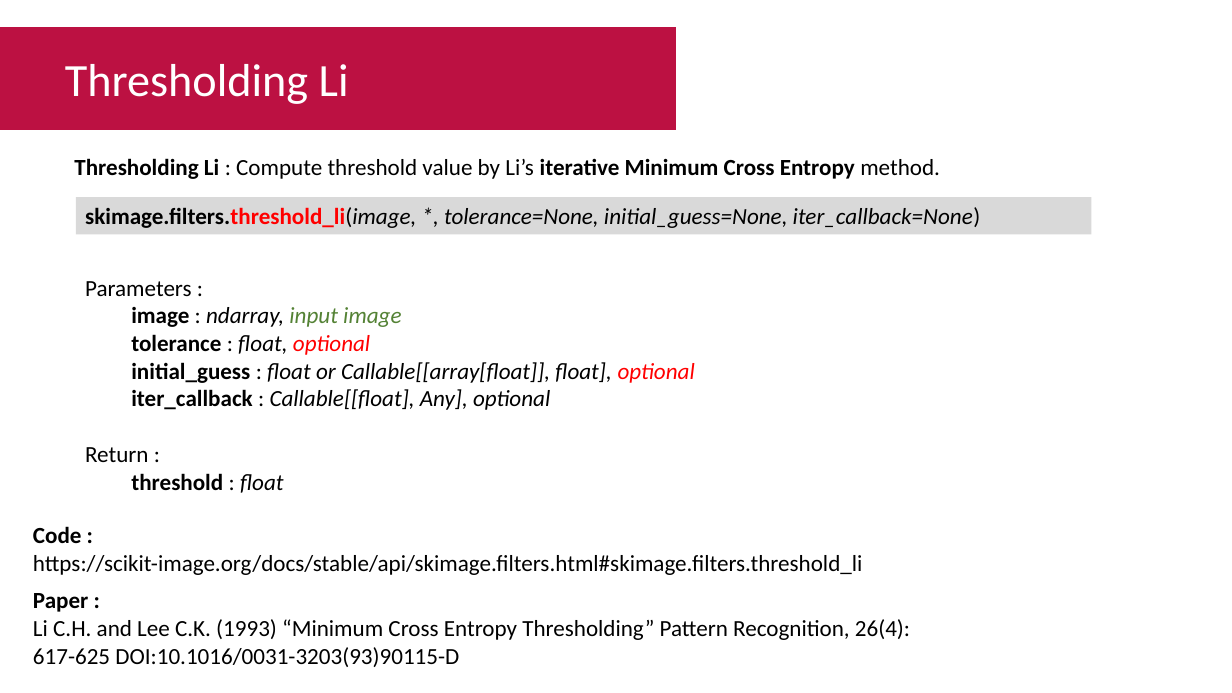
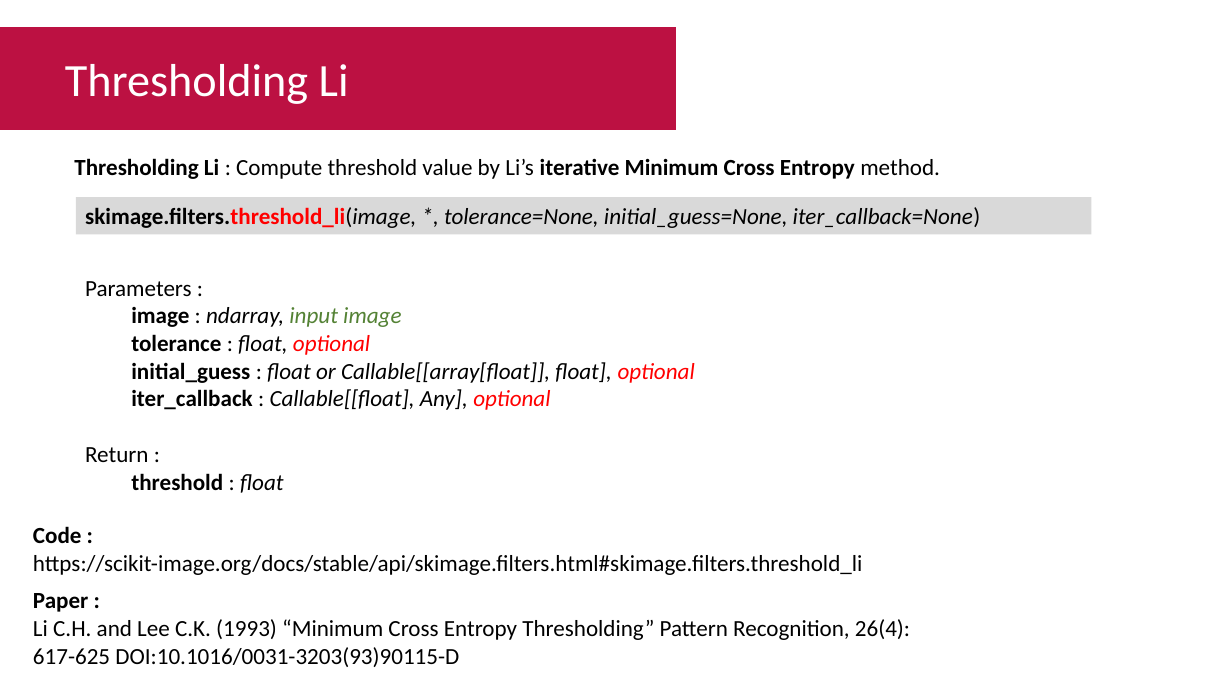
Before and after one commit to Muhammad-Yunus/Materi-Training, a slide deck: slide 5 of A. Raspberry Pi - Image Processing/#8 - Computer Vision Part 4 Thresholding (skimage)/P8 - Computer Vision Part 4 Thresholding (skimage).pptx. Drawn at 1232x693 pixels with LibreOffice and Linux fonts; fonts in the diff are those of the drawing. Boxes give left, top, right and bottom in pixels: in the first picture for what was removed or moved away, otherwise in the second. Text is boxed around its words. In the diff, an @@ line names an element or a change of style, - is before the commit and + after.

```diff
--- a/A. Raspberry Pi - Image Processing/#8 - Computer Vision Part 4 Thresholding (skimage)/P8 - Computer Vision Part 4 Thresholding (skimage).pptx
+++ b/A. Raspberry Pi - Image Processing/#8 - Computer Vision Part 4 Thresholding (skimage)/P8 - Computer Vision Part 4 Thresholding (skimage).pptx
@@ text at (131,389,550,410): text colour #000000 to #FF0000 in "optional" @@
```
Also in this commit, not shown: 5 other slides changed.
